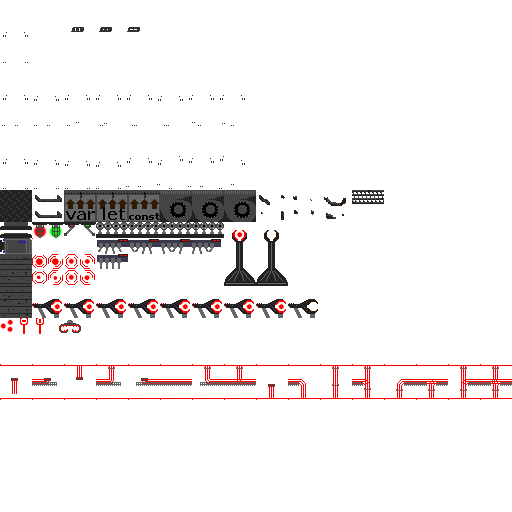
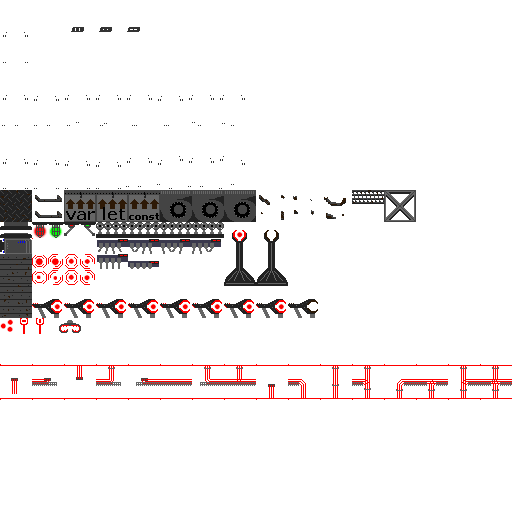
Layer changes from the first 512px x 512px image to the second:
painted on "Background" over [128, 190, 416, 269]
